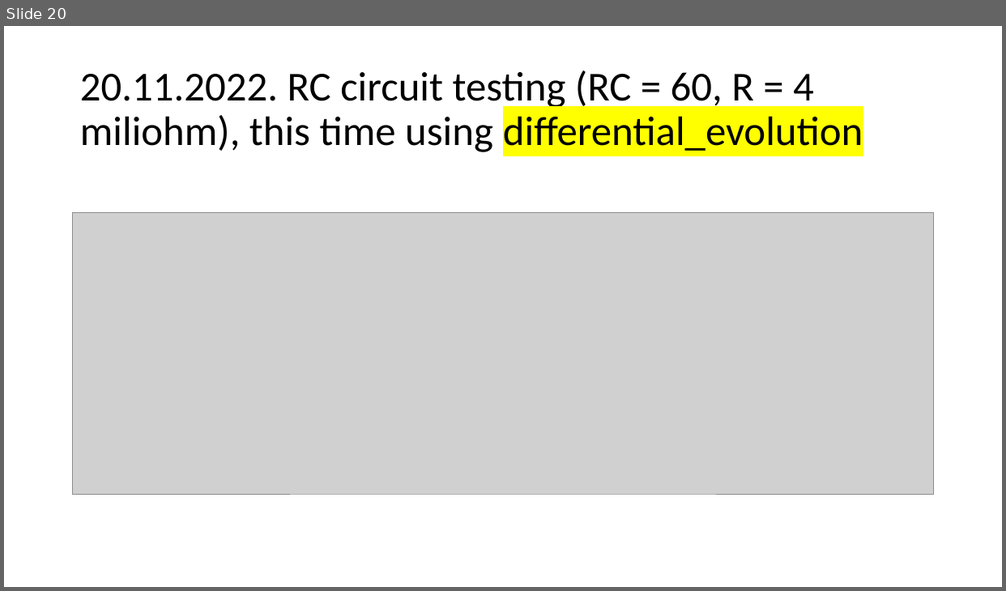
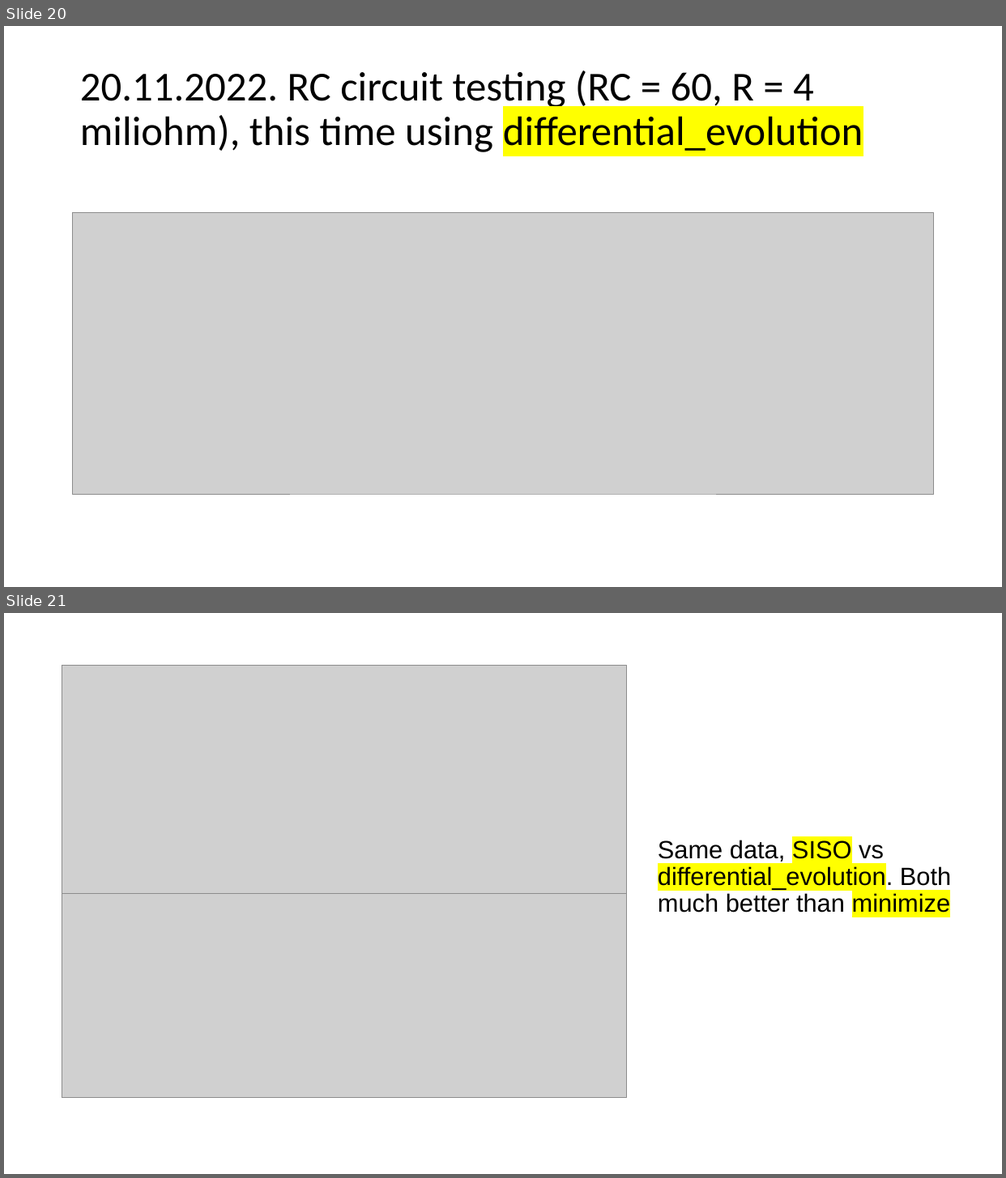
Before and after one commit to novakovicluka97/battery_parameter_parsing, a slide deck: Docs/Typhoon model through time.pptx. Shown one above the other, each under a label of ours: slide 20 before the commit, slides 20 and 21 after it. The pictures are 1006x591 and 1006x1178 pixels, drawn with LibreOffice and Linux fonts; fonts in the diff are those of the drawing; grey boxes stand for pictures. Boxes give left, top, right and bottom in pixels: in the first picture for what was removed or moved away, otherwise in the second. Text is boxed around its words. In the diff, an @@ line names an element or a change of style, - is before the commit and + after.

```diff
--- a/Docs/Typhoon model through time.pptx
+++ b/Docs/Typhoon model through time.pptx
@@ slide 21 added at (x1=4, y1=613, x2=1002, y2=1174), background #FFFFFF @@
@@ picture added at (x1=62, y1=666, x2=626, y2=894) @@
@@ title added at (x1=658, y1=840, x2=951, y2=917), 24 pt, text #000000 @@
+Same data, SISO vs differential_evolution. Both much better than minimize
@@ picture added at (x1=62, y1=894, x2=626, y2=1098) @@
```
Also in this commit, not shown: 3 other files.
